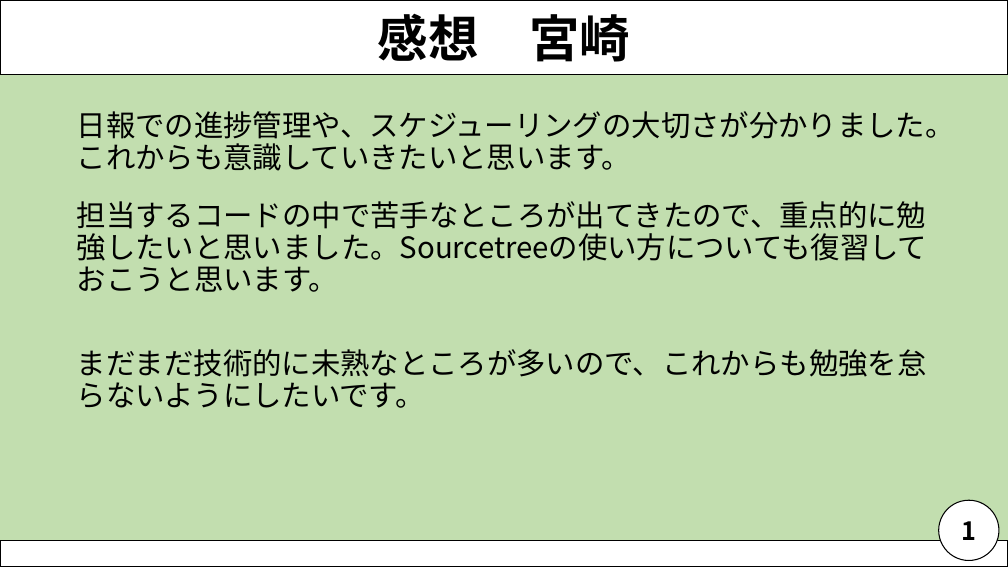
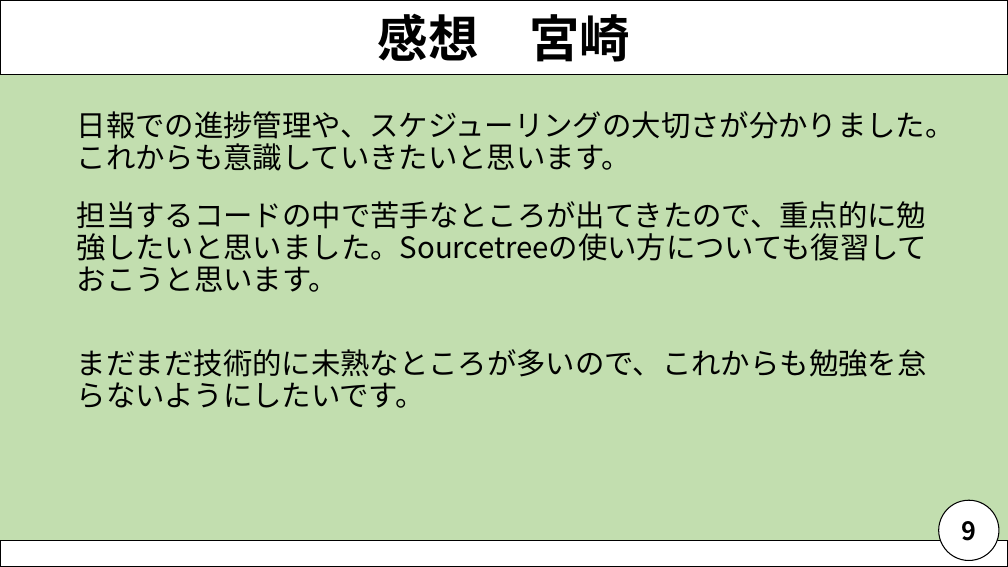
Before and after one commit to NagaoMasaki/NervousBreakdown, a slide deck: slide 10 of 資料/神経衰弱発表資料_200716.pptx (slide 11 before the commit). Drawn at 1008x567 pixels with LibreOffice and Linux fonts; fonts in the diff are those of the drawing. Boxes give left, top, right and bottom in pixels: in the first picture for what was removed or moved away, otherwise in the second. Text is boxed around its words. In the diff, an @@ line names an element or a change of style, - is before the commit and + after.

```diff
--- a/資料/神経衰弱発表資料_200716.pptx
+++ b/資料/神経衰弱発表資料_200716.pptx
@@ text in ellipse at bbox=[961, 521, 976, 541]: text changed @@
-1
+9
```
Also in this commit, not shown: 9 other slides changed, 1 slide added, 2 slides removed.
